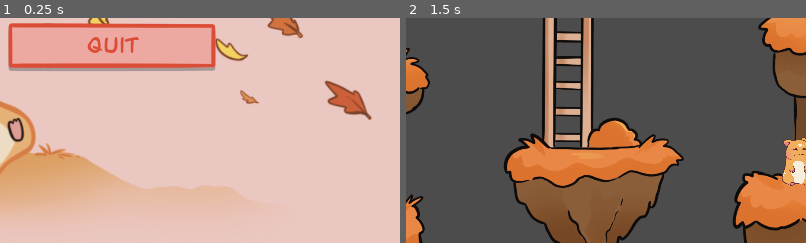
Above: before the commit, frames 1-2 (left to right).
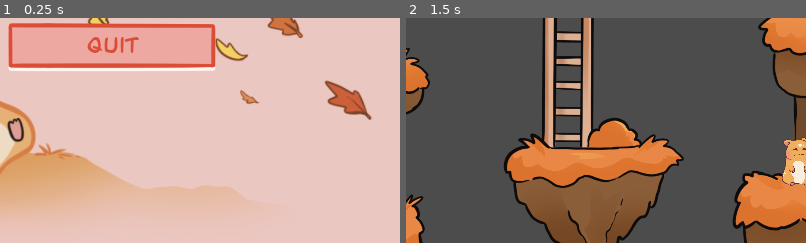
Above: after the commit, the same moments.

Repository: coffandro/ArcadeGame
Game: Godot game, scene res://Main.tscn
Same seed, same stepped clock (60 frames per second), same inputs: the game is played once before the commit and once after it. The engine's default icon, where the game draws it, is replaced by a stand-in: a white triangle on a blue panel in a dark square.
Inputs (mouse positions are % of the whole screen's width and height, from its top left):
- Up to frame 1 (0.25 s): no input
- Up to frame 2 (1.5 s): click "Start" at 0.5 s; move the mouse to (72, 45) at 1.27 s
The pictures show only the part of the screen within x 36-86%, y 50-100%; the shares and areas given below are measured in that part.

The runs differ from the first frame. In frame 1, 0.8% of the frame differs, in the area x 2-54%, y 5-24%; in frame 2, nothing differs.

Commit message:
Make drop shadow background white to make easier to see on death screen

Diff:
--- a/shaders/DropShadowMat.tres
+++ b/shaders/DropShadowMat.tres
@@ -8,11 +8,11 @@
 
 void fragment() {
 	vec4 input_texture = texture(TEXTURE, UV);
-	float avg = (input_texture.r + input_texture.g + input_texture.b) / 3.0;
+	float avg = (input_texture.r + input_texture.g + input_texture.b);
     COLOR.rgb = vec3(avg);
 	COLOR.a = input_texture.a * modulate.a;
 }"
 
 [resource]
 shader = SubResource( 1 )
-shader_param/modulate = Color( 1, 1, 1, 0.588235 )
+shader_param/modulate = Color( 1, 1, 1, 0.294118 )
